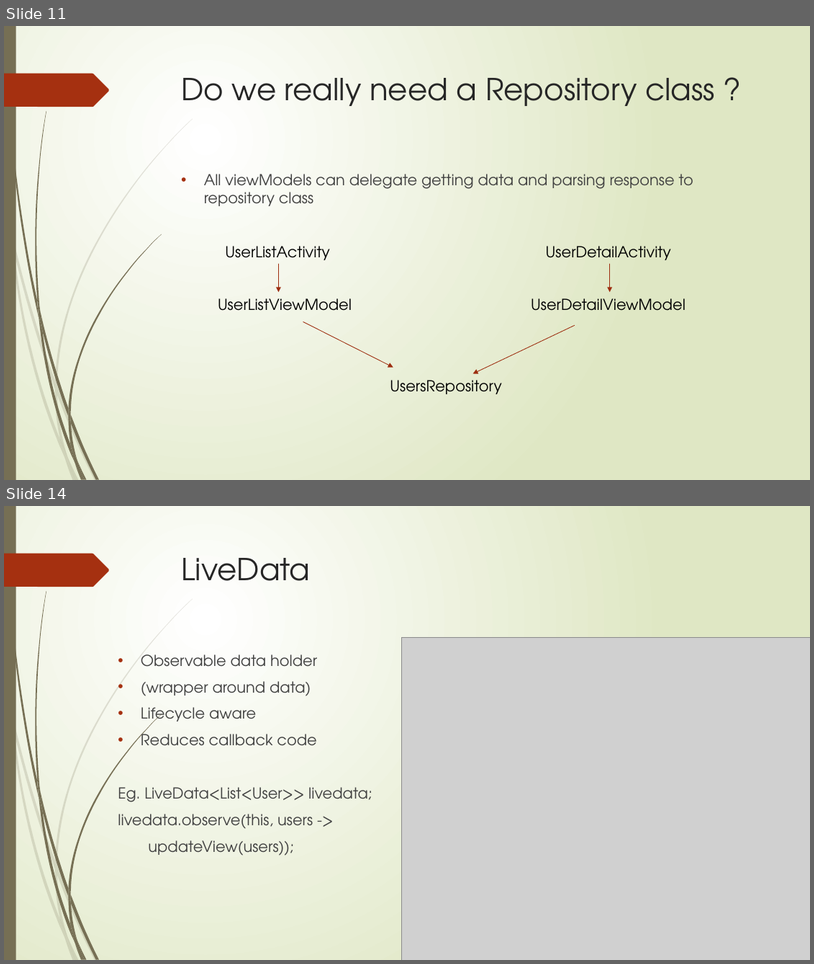
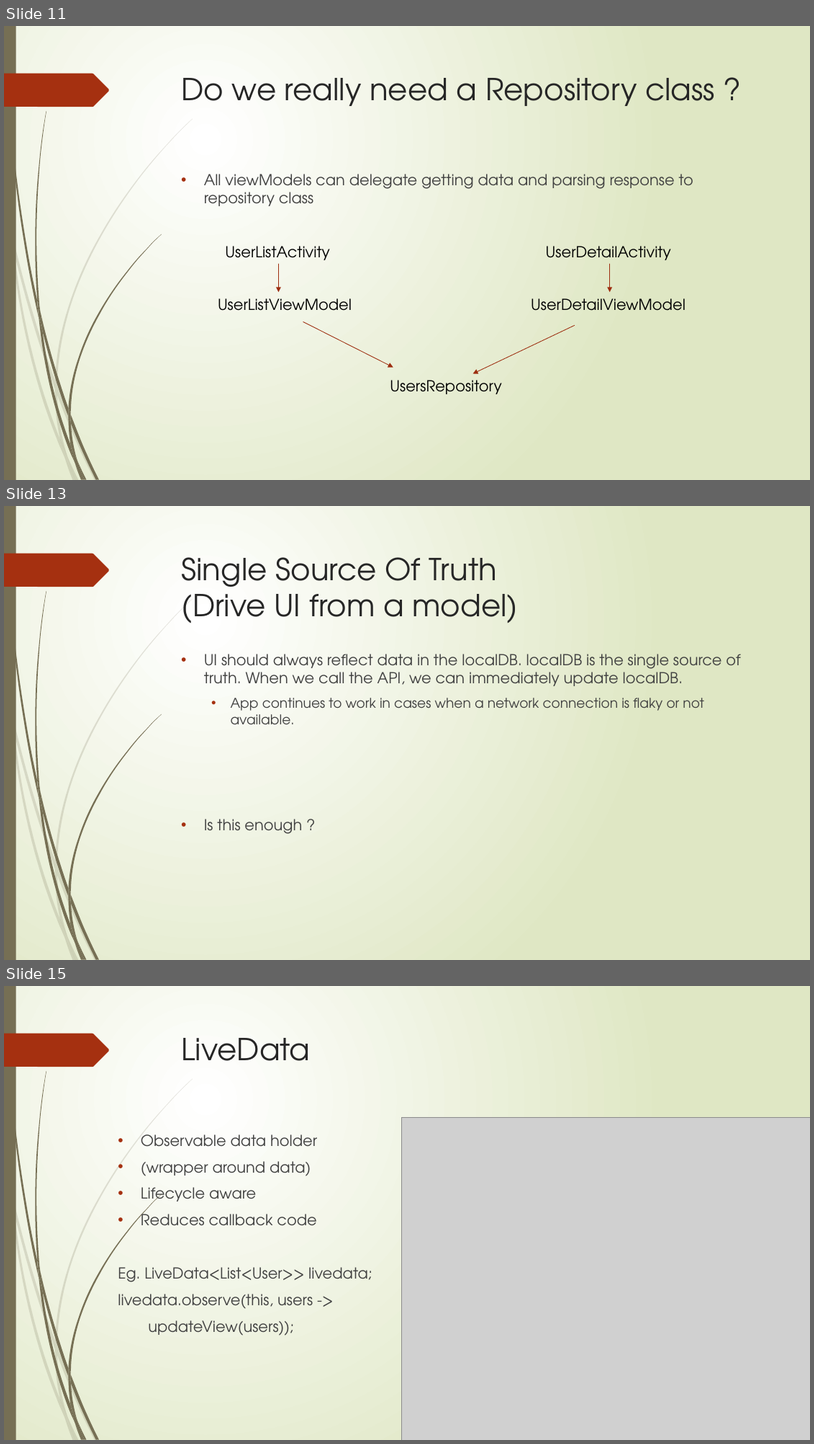
Before and after one commit to naveen246/Users, a slide deck: Jetpack.pptx. Shown one above the other, each under a label of ours: slides 11 and 14 before the commit, slides 11, 13 and 15 after it; the slides between them are not shown. The pictures are 814x964 and 814x1444 pixels, drawn with LibreOffice and Linux fonts; fonts in the diff are those of the drawing; grey boxes stand for pictures. Boxes give left, top, right and bottom in pixels: in the first picture for what was removed or moved away, otherwise in the second. Text is boxed around its words. In the diff, an @@ line names an element or a change of style, - is before the commit and + after.

```diff
--- a/Jetpack.pptx
+++ b/Jetpack.pptx
@@ slide 13 added at box(4, 506, 810, 960), background gradient #FFFFFF to #DFE8C4; not listed: 24 template elements that a slide beside it also shows @@
@@ title added at box(182, 557, 518, 623), 36 pt, text #262626 @@
+Single Source Of Truth
+(Drive UI from a model)
@@ text added at box(204, 654, 741, 834), 18 pt, text #404040 @@
+• UI should always reflect data in the localDB. localDB is the single source of truth. When we call the API, we can immediately update localDB.
+  • App continues to work in cases when a network connection is flaky or not available.
+• Is this enough ?
@@ what was slide 14 is now slide 15 @@
```
Also in this commit, not shown: 6 slides changed, 1 other slide added.
